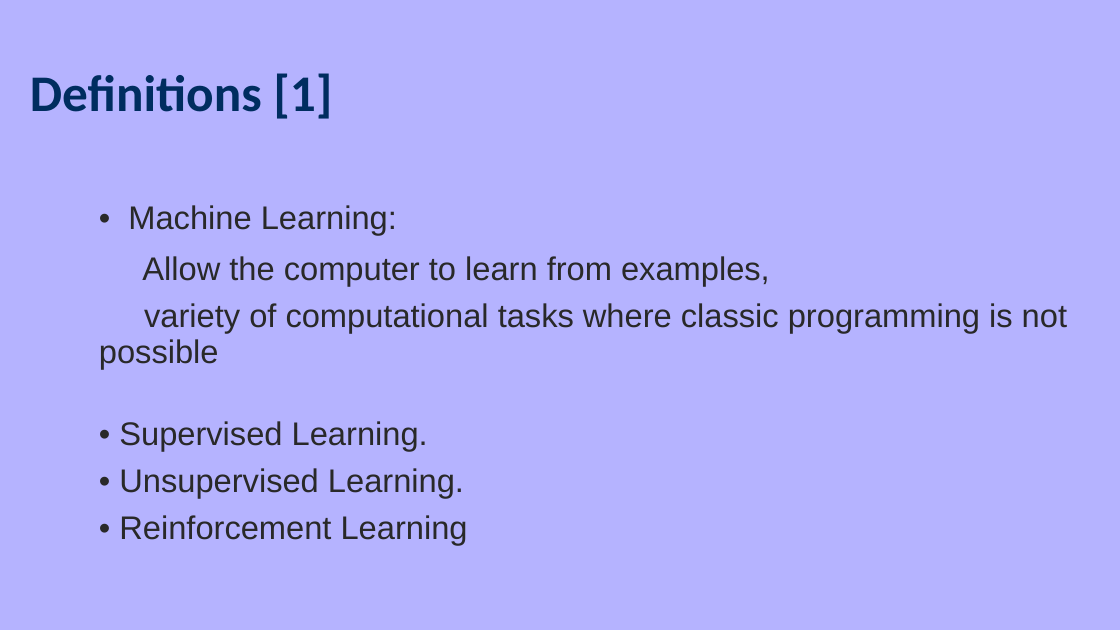
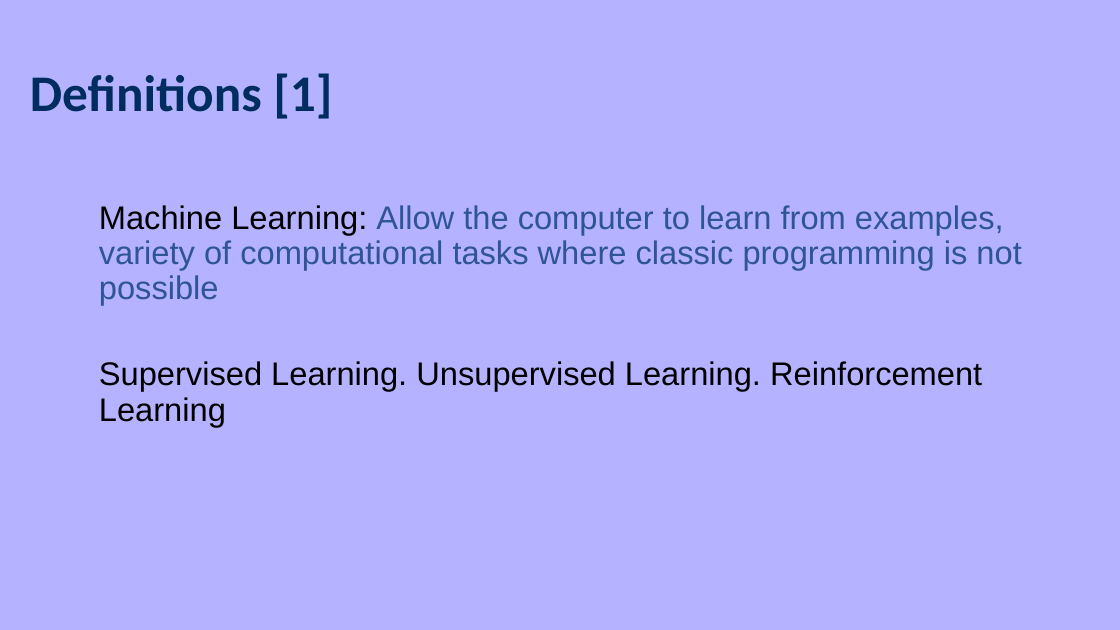
Before and after one commit to moran-abitbul/PreFix, a slide deck: slide 4 of server/uploads/updated-check.pptx. Drawn at 1120x630 pixels with LibreOffice and Linux fonts; fonts in the diff are those of the drawing. Boxes give left, top, right and bottom in pixels: in the first picture for what was removed or moved away, otherwise in the second. Text is boxed around its words. In the diff, an @@ line names an element or a change of style, - is before the commit and + after.

```diff
--- a/server/uploads/updated-check.pptx
+++ b/server/uploads/updated-check.pptx
@@ text at (99,205,1021,427): text changed; text colour #292929 to #2F5597 @@
-• Machine Learning:
-Allow the computer to learn from examples,
-variety of computational tasks where classic programming is not possible
-• Supervised Learning.
-• Unsupervised Learning.
-• Reinforcement Learning
+Machine Learning: Allow the computer to learn from examples, variety of computational tasks where classic programming is not possible
+Supervised Learning. Unsupervised Learning. Reinforcement Learning
```
Also in this commit, not shown: 6 other slides changed, 1 slide removed, 8 other files.
